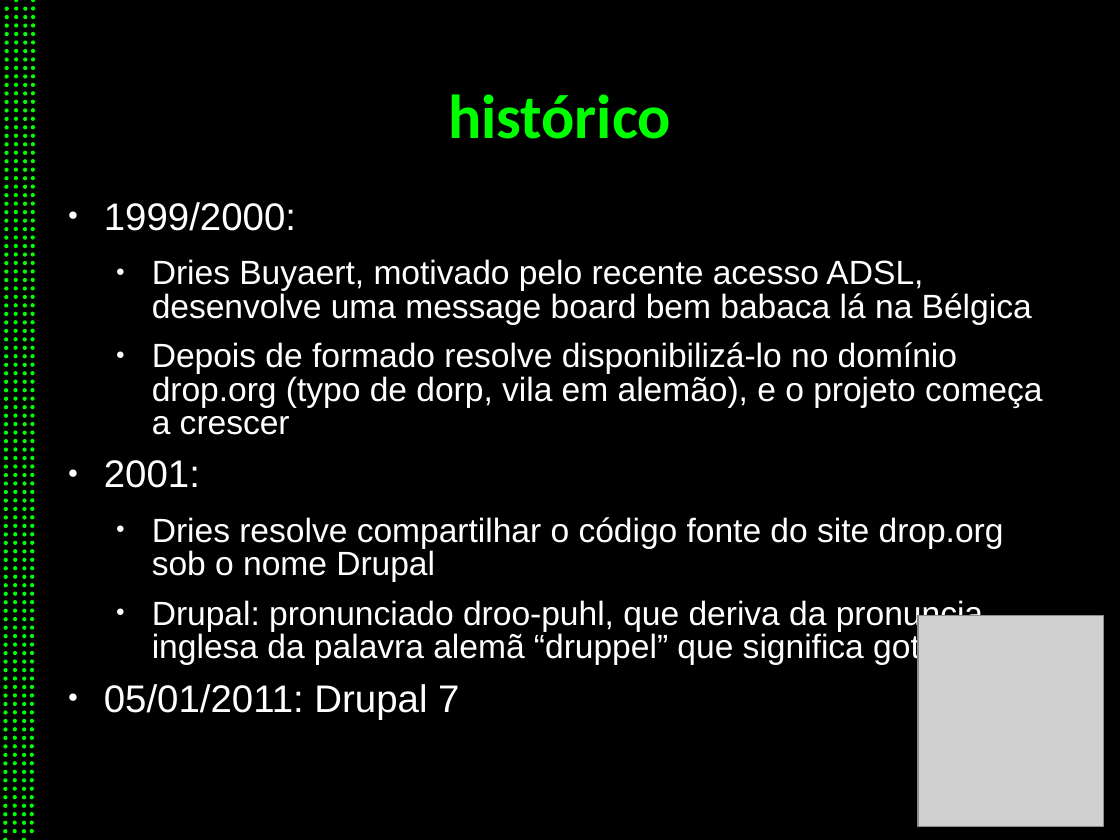
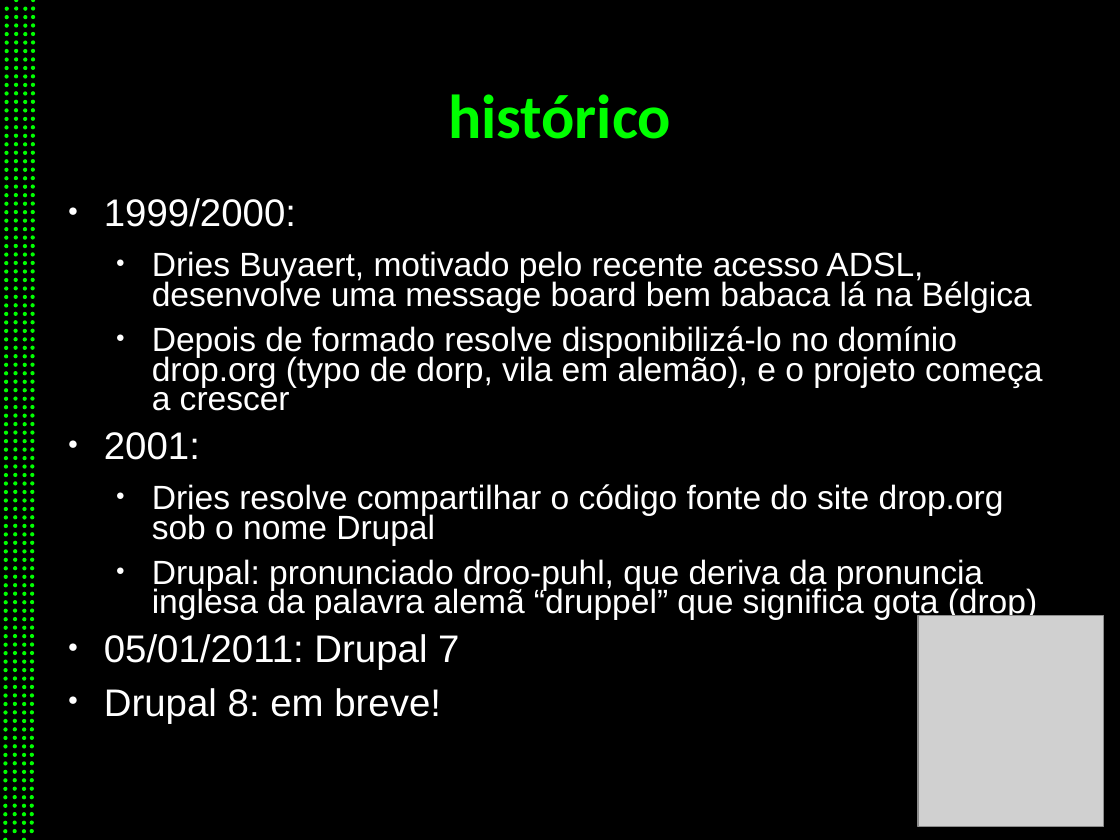
Before and after one commit to eduoda/pub, a slide deck: slide 5 of palestra_drupal.odp. Drawn at 1120x840 pixels with LibreOffice and Linux fonts; fonts in the diff are those of the drawing; grey boxes stand for pictures. Boxes give left, top, right and bottom in pixels: in the first picture for what was removed or moved away, otherwise in the second. Text is boxed around its words. In the diff, an @@ line names an element or a change of style, - is before the commit and + after.

Commit message:
Atualizacoes das palestras de arduino e drupal

```diff
--- a/palestra_drupal.odp
+++ b/palestra_drupal.odp
@@ text at (104, 198, 1042, 670): line spacing 0.83 to 0.73 @@
@@ text at (104, 688, 441, 724): paragraph added @@
+● Drupal 8: em breve!
```
Also in this commit, not shown: 5 other slides changed, 1 slide added, 1 other file.
